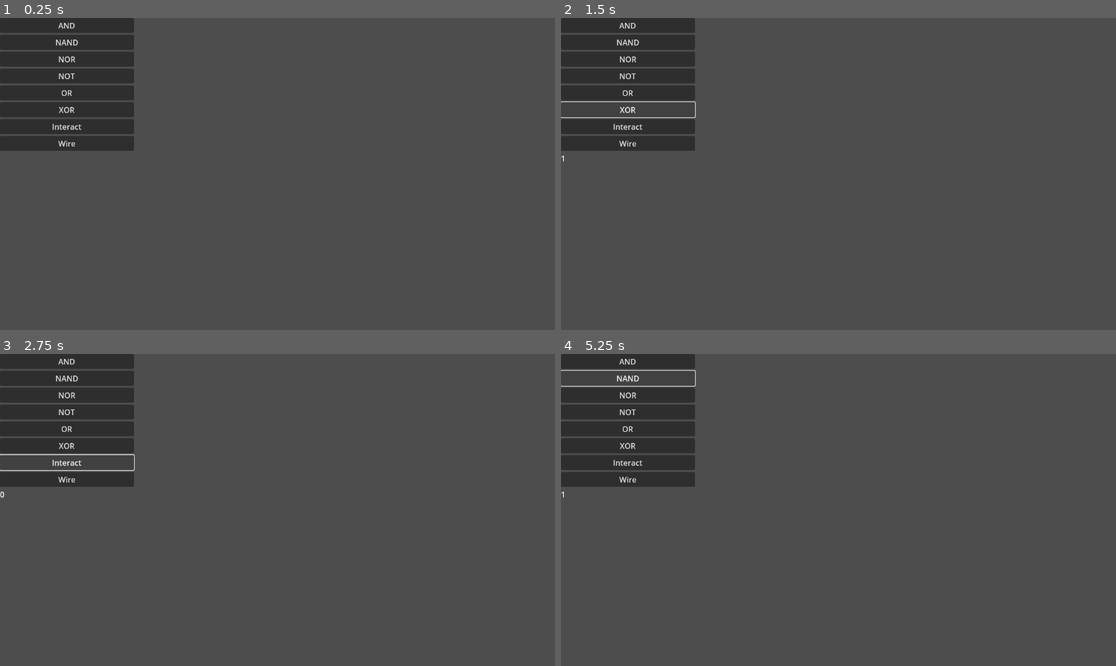
Above: before the commit, frames 1-4 (two rows, left to right).
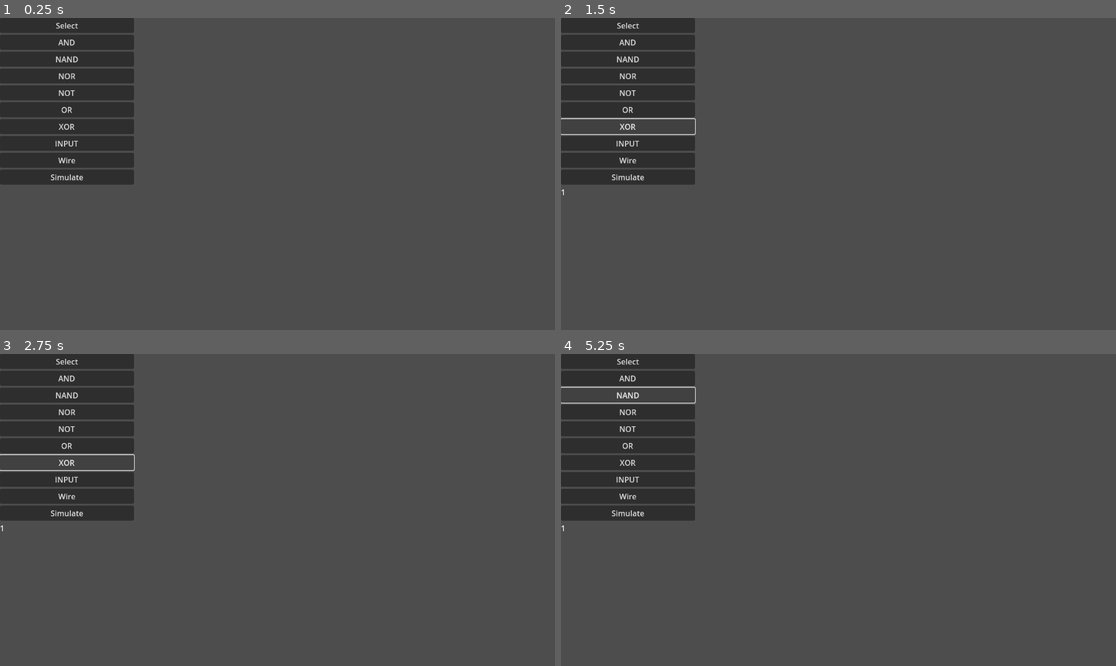
Above: after the commit, the same moments.

Repository: rbessin/Signal-Relay
Game: Godot game, scene res://scenes/main.tscn
The game is run twice, just before and just after one commit, with the same random seed, the same clock (stepped at 60 frames per second) and the same inputs.
Inputs (mouse positions are in pixels of both pictures, inside the frame that each line leads up to):
- Up to frame 1 (0.25 s): no input
- Up to frame 2 (1.5 s): click (627, 24) at 0.5 s, where only the run after the commit has a clickable "Select"; click "XOR" at 1.25 s
- Up to frame 3 (2.75 s): click (66, 463) at 2 s, where only the run before the commit has a clickable "Interact"
- Up to frame 4 (5.25 s): click (627, 478) at 2.75 s, where only the run after the commit has a clickable "INPUT"; click (627, 513) at 3.5 s, where only the run after the commit has a clickable "Simulate"; click "AND" at 4.25 s; click "NAND" at 5 s

The runs differ from the first frame. In frame 1, 2.6% of the frame differs, in the area x 0-25%, y 1-54%; in frame 2, 3.1%; in frame 3, 2.6%; in frame 4, 3.1%, in the area x 0-25%, y 1-57%.

Commit message:
added inputs, simulate mode, and renamed interact to select

Diff:
--- a/scenes/main.tscn
+++ b/scenes/main.tscn
@@ -9,6 +9,10 @@
 custom_minimum_size = Vector2(200, 350)
 offset_right = 278.0
 offset_bottom = 350.0
+
+[node name="Select" type="Button" parent="Toolbar"]
+layout_mode = 2
+text = "Select"
 
 [node name="ANDButton" type="Button" parent="Toolbar"]
 layout_mode = 2
@@ -34,22 +38,28 @@
 layout_mode = 2
 text = "XOR"
 
-[node name="Interact" type="Button" parent="Toolbar"]
+[node name="INPUTButton" type="Button" parent="Toolbar"]
 layout_mode = 2
-text = "Interact"
+text = "INPUT"
 
 [node name="Wire" type="Button" parent="Toolbar"]
 layout_mode = 2
 text = "Wire"
 
+[node name="Simulate" type="Button" parent="Toolbar"]
+layout_mode = 2
+text = "Simulate"
+
 [node name="Current_Mode" type="Label" parent="Toolbar"]
 layout_mode = 2
 
+[connection signal="pressed" from="Toolbar/Select" to="." method="select_select"]
 [connection signal="pressed" from="Toolbar/ANDButton" to="." method="select_place" binds= ["AND"]]
 [connection signal="pressed" from="Toolbar/NANDButton" to="." method="select_place" binds= ["NAND"]]
 [connection signal="pressed" from="Toolbar/NORButton" to="." method="select_place" binds= ["NOR"]]
 [connection signal="pressed" from="Toolbar/NOTButton" to="." method="select_place" binds= ["NOT"]]
 [connection signal="pressed" from="Toolbar/ORButton" to="." method="select_place" binds= ["OR"]]
 [connection signal="pressed" from="Toolbar/XORButton" to="." method="select_place" binds= ["XOR"]]
-[connection signal="pressed" from="Toolbar/Interact" to="." method="select_interact"]
+[connection signal="pressed" from="Toolbar/INPUTButton" to="." method="select_place" binds= ["INPUT"]]
 [connection signal="pressed" from="Toolbar/Wire" to="." method="select_wire"]
+[connection signal="pressed" from="Toolbar/Simulate" to="." method="select_simulate"]
--- a/scenes/ui/input.tscn
+++ b/scenes/ui/input.tscn
@@ -2,9 +2,5 @@
 
 [ext_resource type="Script" uid="uid://c70qtliujp1ad" path="res://scripts/ui/input.gd" id="1_jt1lk"]
 
-[node name="Input" type="Button"]
-offset_right = 8.0
-offset_bottom = 8.0
+[node name="Input" type="Node2D"]
 script = ExtResource("1_jt1lk")
-
-[connection signal="pressed" from="." to="." method="_on_pressed"]
--- a/scripts/main.gd
+++ b/scripts/main.gd
@@ -1,8 +1,8 @@
 extends Node2D
 
 # Cursor configurations (mode, label)
-enum Mode { INTERACT, PLACE, WIRE }
-var current_mode: Mode = Mode.INTERACT
+enum Mode { SELECT, PLACE, WIRE, SIMULATE }
+var current_mode: Mode = Mode.SELECT
 @onready var mode_label: Label = get_node("Toolbar/Current_Mode")
 
 # PLACE mode
@@ -12,12 +12,13 @@
 	"OR": preload("res://scenes/gates/or_gate.tscn"),
 	"NOR": preload("res://scenes/gates/nor_gate.tscn"),
 	"NOT": preload("res://scenes/gates/not_gate.tscn"),
-	"XOR": preload("res://scenes/gates/xor_gate.tscn")
+	"XOR": preload("res://scenes/gates/xor_gate.tscn"),
+	"INPUT": preload("res://scenes/ui/input.tscn"),
 }
-var gate_to_place: PackedScene = preload("res://scenes/gates/and_gate.tscn")  # Which gate type to place
+var gate_to_place: PackedScene = null # Which gate type to place
 var current_uid: int = 0
 
-# INTERACT mode
+# SELECT mode
 var is_dragging: bool = false
 var drag_offset: Vector2
 var selected_gate_instance: Gate = null
@@ -28,6 +29,8 @@
 var wire_start_pin: Pin = null
 var wire_preview: Wire = null
 
+## SIMULATE mode
+
 # Default functions which run on instantiation and every frame
 func _ready():
 	pass
@@ -35,14 +38,16 @@
 	_drag()
 	_position_wire_preview()
 
-# INTERACT helpers
+# SELECT helpers
 func _drag(): # Drag gate instance
 	if is_dragging and selected_gate_instance != null:
 		selected_gate_instance.global_position = get_global_mouse_position() + drag_offset
 
 func _select_gate_instance(gate_instance: Gate): # Select gate instance
-	print("Gate selected")
-	if current_mode == Mode.INTERACT:
+	if current_mode == Mode.SIMULATE:
+		if gate_instance.type == "INPUT": gate_instance.toggle()
+		return
+	elif current_mode == Mode.SELECT:
 		if selected_gate_instance != null:
 			selected_gate_instance.set_selected(false)
 		if selected_wire_instance != null:
@@ -55,8 +60,7 @@
 		drag_offset = selected_gate_instance.global_position - get_global_mouse_position()
 
 func _select_wire_instance(wire_instance: Wire):
-	print("Wire selected!")
-	if current_mode == Mode.INTERACT:
+	if current_mode == Mode.SELECT:
 		if selected_gate_instance != null:
 			selected_gate_instance.set_selected(false)
 			selected_gate_instance = null
@@ -163,6 +167,8 @@
 		if wire.from_pin == from_pin and wire.to_pin == to_pin:
 			return true
 	return false
+
+## SIMULATE helpers
 
 # Handle events
 func _unhandled_input(event): # Handle inputs
@@ -177,31 +183,33 @@
 
 func _handle_click(): # Handle click
 	if current_mode == Mode.PLACE: instantiate_gate()
-	elif current_mode == Mode.INTERACT:
+	elif current_mode == Mode.SELECT:
 		if selected_gate_instance != null:
 			selected_gate_instance.set_selected(false)
 			selected_gate_instance = null
 func _handle_click_release(): # Handle click release
 	is_dragging = false
 func _handle_delete(): # Handle delete
-	if current_mode == Mode.INTERACT:
+	if current_mode == Mode.SELECT:
 		if selected_gate_instance != null: _delete_gate_instance()
 		if selected_wire_instance != null: _delete_wire_instance()
 func _handle_stop(): # Handle stop
 	if current_mode == Mode.WIRE: _cancel_wire_creation()
-	elif current_mode == Mode.INTERACT: selected_gate_instance = null
+	elif current_mode == Mode.SELECT: selected_gate_instance = null
 
 # Enter mode
-func _enter_interact():
+func _enter_select():
 	pass
 func _enter_place(gate_name: String = ""):
 	if gate_name != "" and gate_name in gate_prefabs:
 		gate_to_place = gate_prefabs[gate_name]
 func _enter_wire():
 	pass
+func _enter_simulate():
+	pass
 
 # Exit mode
-func _exit_interact():
+func _exit_select():
 	if selected_gate_instance != null:
 		selected_gate_instance.set_selected(false)
 		selected_gate_instance = null
@@ -214,23 +222,28 @@
 		wire_preview = null
 	is_creating_wire = false
 	wire_start_pin = null
+func _exit_simulate():
+	pass
 
 # Set mode by exiting old mode and entering new mode
 func _set_mode(new_mode: Mode, gate_name: String = ''):
 	match current_mode:
-		Mode.INTERACT: _exit_interact()
+		Mode.SELECT: _exit_select()
 		Mode.PLACE: _exit_place()
 		Mode.WIRE: _exit_wire()
+		Mode.SIMULATE: _exit_simulate()
 
 	current_mode = new_mode
 	mode_label.text = str(current_mode)
 
 	match new_mode:
-		Mode.INTERACT: _enter_interact()
+		Mode.SELECT: _enter_select()
 		Mode.PLACE: _enter_place(gate_name)
 		Mode.WIRE: _enter_wire()
+		Mode.SIMULATE: _enter_simulate()
 
 # Select mode
-func select_interact(): _set_mode(Mode.INTERACT)
+func select_select(): _set_mode(Mode.SELECT)
 func select_place(gate_name: String): _set_mode(Mode.PLACE, gate_name)
 func select_wire(): _set_mode(Mode.WIRE)
+func select_simulate(): _set_mode(Mode.SIMULATE)
--- a/scripts/ui/input.gd
+++ b/scripts/ui/input.gd
@@ -1,14 +1,19 @@
-extends Button
+extends Gate
 
-# Identity parameters (uid)
-@export var uid: int
-# State parameters (state, target)
-@export var state: bool = false
-@export var target: Gate = null
-@export var target_input: int = 0
+func _ready() -> void:
+	type = "INPUT"
+	num_inputs = 0
+	output_value = false
+	color = Color.GRAY
+	super._ready()
 
-func _on_pressed():
-	state = !state
-	target.set_input(target_input, state)
-	if state == true: modulate = Color.GREEN
-	else: modulate = Color.RED
+func toggle():
+	print("Toggled.")
+	output_value = !output_value
+	update_visual()
+
+func update_visual():
+	if output_value:
+		color_rect.color = Color.YELLOW
+	else:
+		color_rect.color = Color.GRAY
